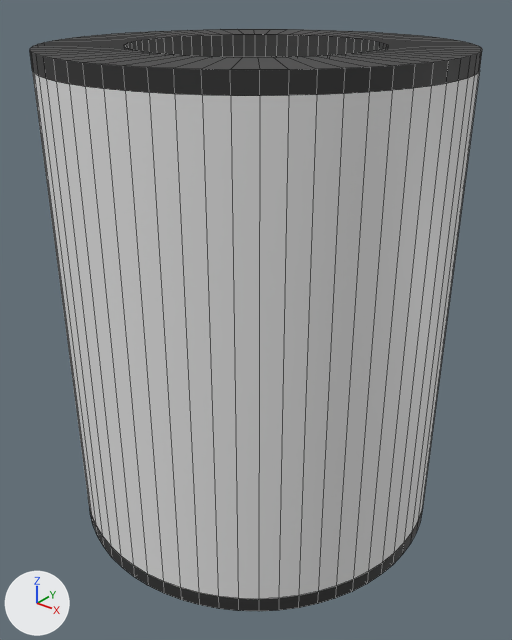
Renders of the FBX model assets/models/spaceship/fuel.fbx from each side of a commit.
One viewpoint serves both versions: a camera (50 mm lens) standing at (0.0437, -0.0546, 0.0306) and looking at (0.0008, -0.001, -0.0026). Every picture has the same lights, and +X, +Y and +Z are marked at lower left. The first picture is the older version. Mesh edges are drawn as thin lines. Where no turn or scale is listed for an object, it has been applied to the vertices.

The scene before the commit, as lines of its bpy script (objects in view):
```python
mat_details = principled_material('Details')
mat_details.base_color = (0.03, 0.03, 0.03)  # dark grey #303030
me_cylinder_002 = bpy.data.meshes.new('Cylinder.002')
me_cylinder_002.from_pydata(...)  # 512 vertices, 450 faces; spans x -0.02..0.02, y -0.02..0.02, z -0.025..0.025
# faces by material slot: [66, 384]
me_cylinder_002.materials.append(mat_exterior)  # white #e7e7e7
me_cylinder_002.materials.append(mat_details)  # dark grey #303030
ob_fuel = bpy.data.objects.new('Fuel', me_cylinder_002)
ob_fuel.location = (0.0, 0.0, 0.0)
```
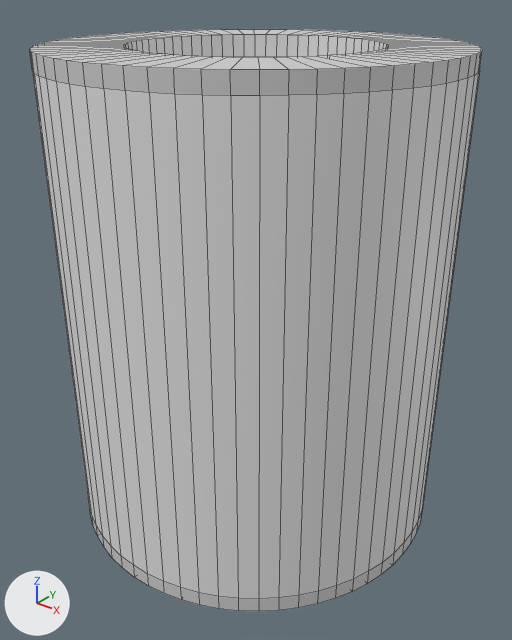
What differs and where, as boxes (x1, y1, x2, y2) in the pictures (512 x 640 px):
'Fuel', recoloured
    both: (30, 29, 482, 611)

Diff of the bpy script that builds the scene:
```diff
--- a/assets/models/spaceship/fuel.fbx.py
+++ b/assets/models/spaceship/fuel.fbx.py
@@ mat_details @@
 mat_details = principled_material('Details')
-mat_details.base_color = (0.03, 0.03, 0.03)  # dark grey #303030
+mat_details.base_color = (0.643, 0.643, 0.643)  # light grey #d2d2d2
```
